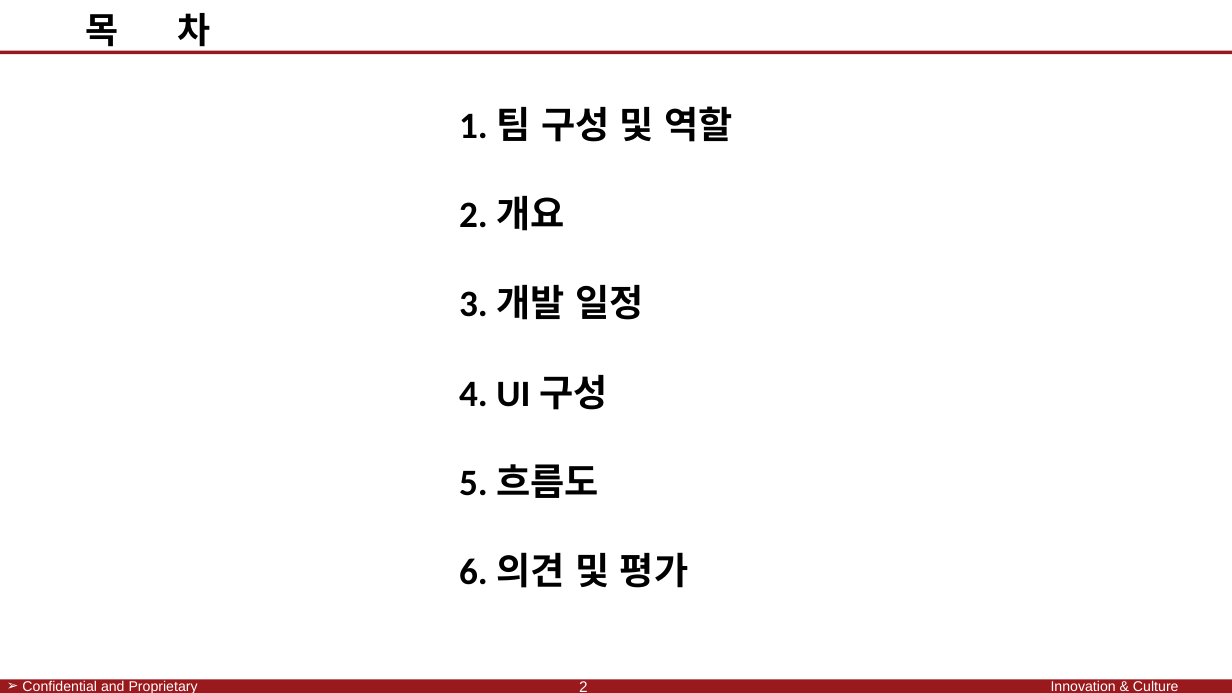
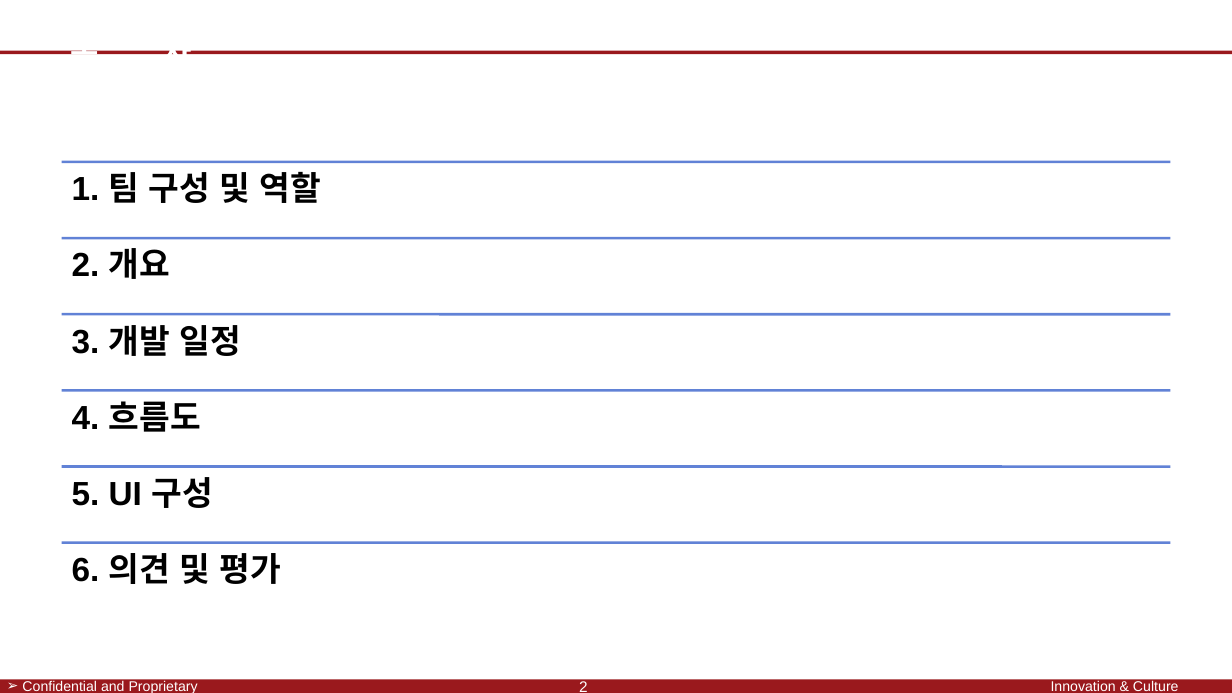
Before and after one commit to SaintSeong/JusungProject, a slide deck: slide 2 of A조 발표.pptx. Drawn at 1232x693 pixels with LibreOffice and Linux fonts; fonts in the diff are those of the drawing; background and template pictures are left out. Boxes give left, top, right and bottom in pixels: in the first picture for what was removed or moved away, otherwise in the second. Text is boxed around its words. In the diff, an @@ line names an element or a change of style, - is before the commit and + after.

```diff
--- a/A조 발표.pptx
+++ b/A조 발표.pptx
@@ text "목 차": place and size @@
-text "목 차" at [85, 13, 211, 53]
+text "목 차" at [71, 50, 191, 54]
@@ text "목 차" at [71, 50, 191, 54]: size 28 to 24 pt, font Calibri to Arial, text colour #000000 to #FFFFFF; alignment centre to left; more space between paragraphs @@
@@ text removed at [459, 106, 734, 588] @@
-1. 팀 구성 및 역할
-2. 개요
-3. 개발 일정
-4. UI 구성
-5. 흐름도
-6. 의견 및 평가
@@ group added at [62, 162, 1171, 584]: 6 lines, 6 texts @@
+1. 팀 구성 및 역할
+2. 개요
+3. 개발 일정
+4. 흐름도
+5. UI 구성
+6. 의견 및 평가
```
Also in this commit, not shown: 2 other slides changed, 6 slides added, 1 other file.
